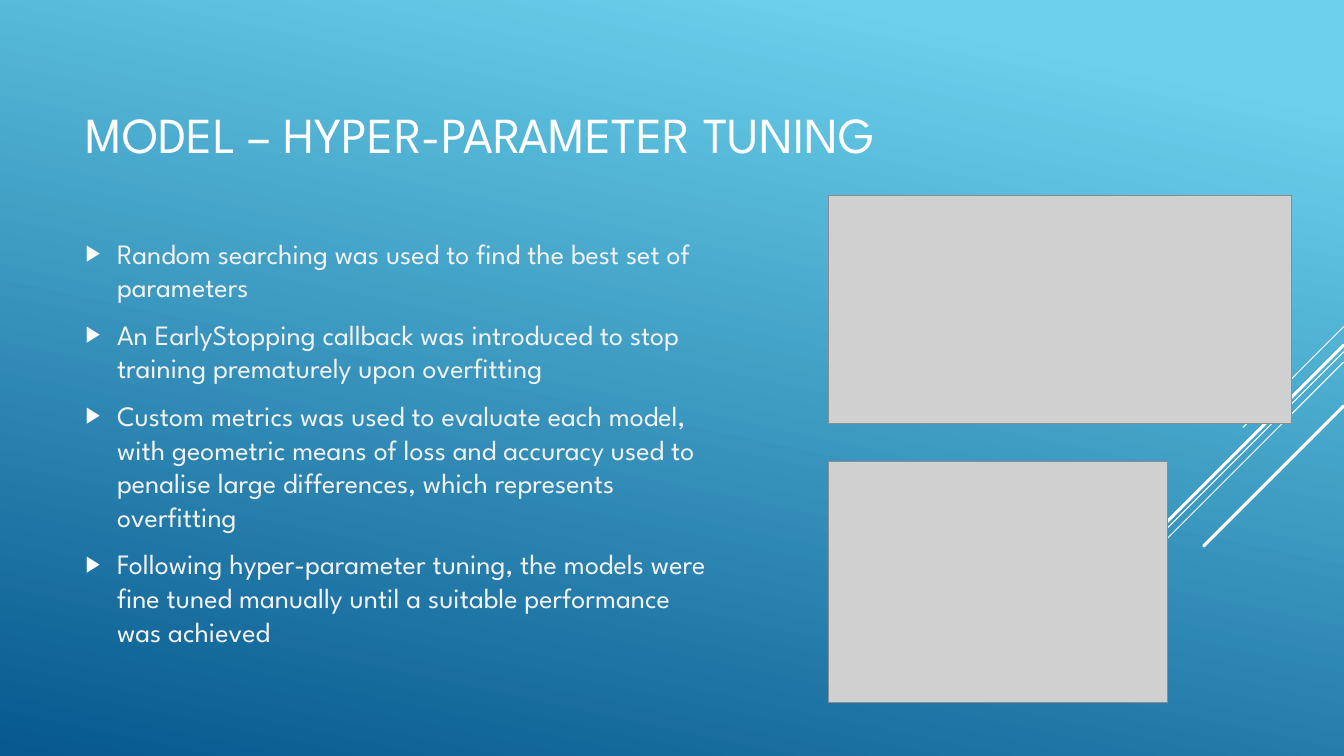
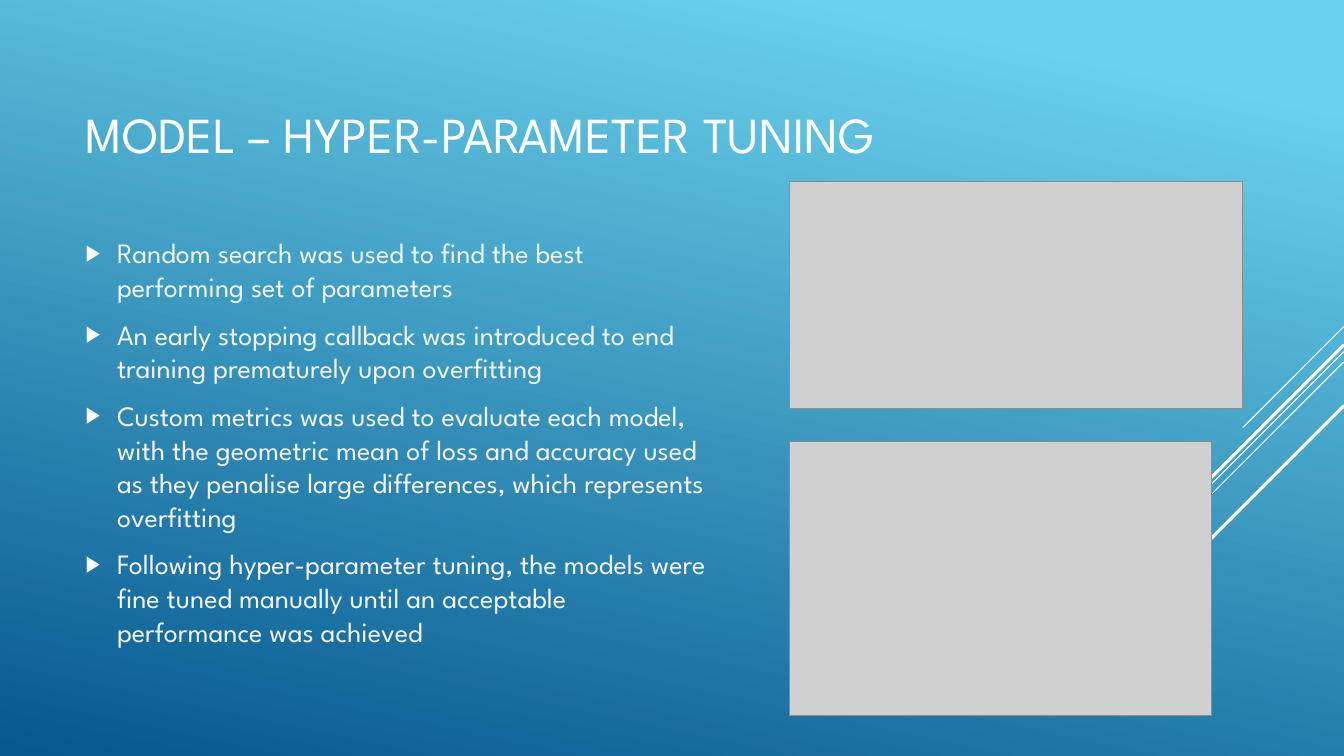
Before and after one commit to ethanolx/Fashion-CIFAR10-CV-py, a slide deck: slide 6 of doc/part-a.pptx. Drawn at 1344x756 pixels with LibreOffice and Linux fonts; fonts in the diff are those of the drawing; grey boxes stand for pictures. Boxes give left, top, right and bottom in pixels: in the first picture for what was removed or moved away, otherwise in the second. Text is boxed around its words. In the diff, an @@ line names an element or a change of style, - is before the commit and + after.

```diff
--- a/doc/part-a.pptx
+++ b/doc/part-a.pptx
@@ picture: place and size @@
-picture at [829, 196, 1292, 423]
+picture at [789, 181, 1243, 408]
@@ text at [117, 243, 705, 648]: text changed @@
-▶ Random searching was used to find the best set of parameters
-▶ An EarlyStopping callback was introduced to stop training prematurely upon overfitting
-▶ Custom metrics was used to evaluate each model, with geometric means of loss and accuracy used to penalise large differences, which represents overfitting
-▶ Following hyper-parameter tuning, the models were fine tuned manually until a suitable performance was achieved
+▶ Random search was used to find the best performing set of parameters
+▶ An early stopping callback was introduced to end training prematurely upon overfitting
+▶ Custom metrics was used to evaluate each model, with the geometric mean of loss and accuracy used as they penalise large differences, which represents overfitting
+▶ Following hyper-parameter tuning, the models were fine tuned manually until an acceptable performance was achieved
@@ picture: place and size @@
-picture at [829, 462, 1168, 703]
+picture at [789, 442, 1212, 716]
```
Also in this commit, not shown: 6 other slides changed, 3 other files.
